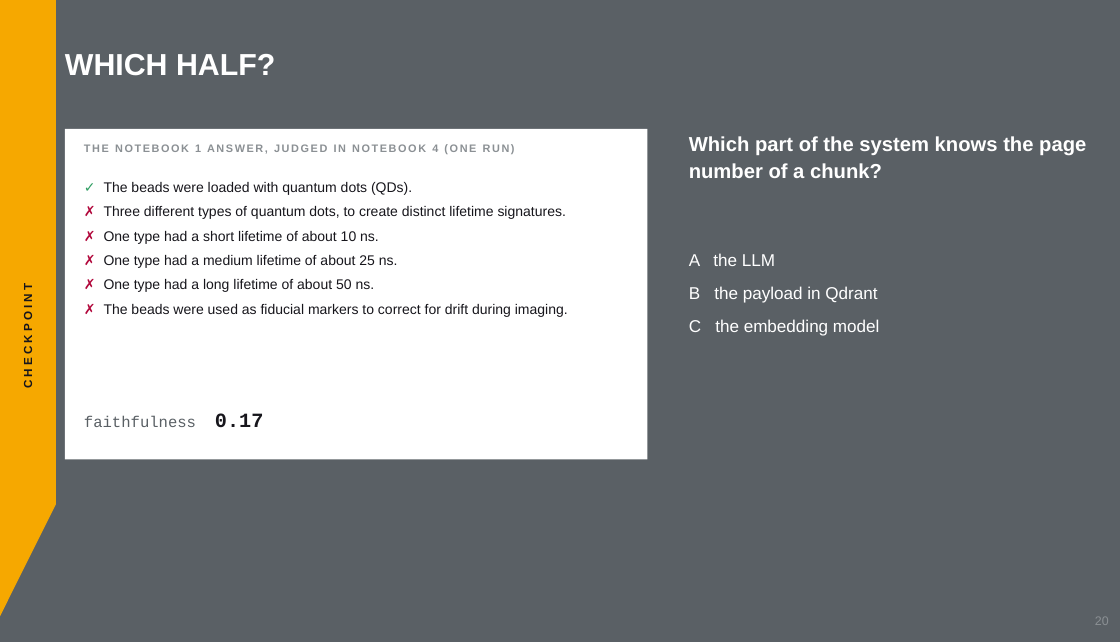
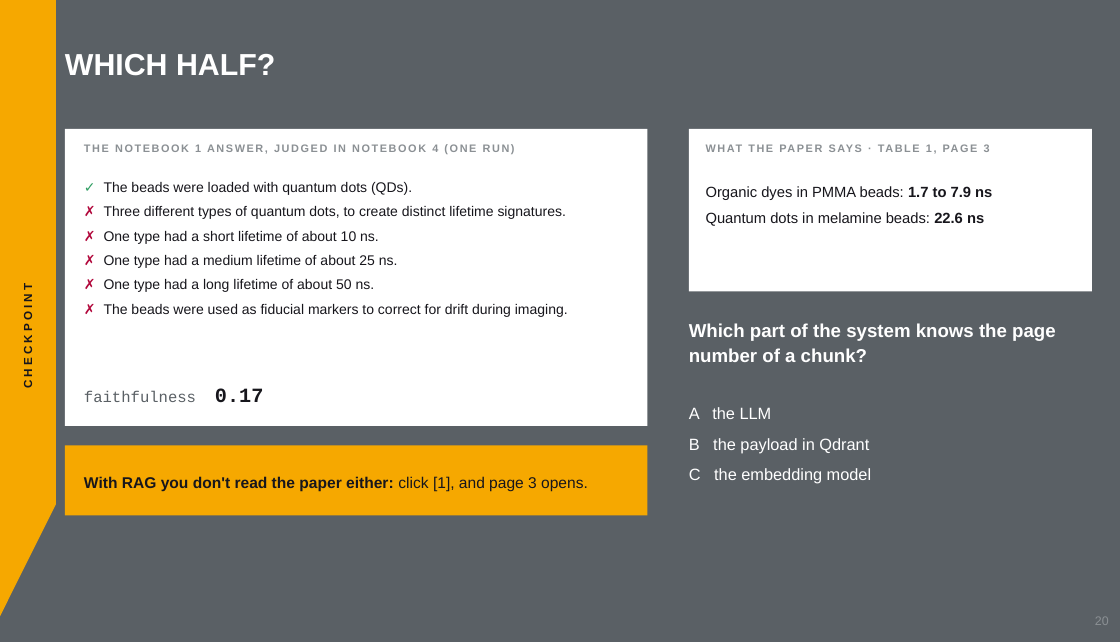
Before and after one commit to aihpi/workshop-rag-basics, a slide deck: slide 20 of workshop/slides/rag-workshop.pptx. Drawn at 1120x642 pixels with LibreOffice and Linux fonts; fonts in the diff are those of the drawing. Boxes give left, top, right and bottom in pixels: in the first picture for what was removed or moved away, otherwise in the second. Text is boxed around its words. In the diff, an @@ line names an element or a change of style, - is before the commit and + after.

Commit message:
workshop: ask whether they'd rely on the answer, not whether it's right
Nobody in the room can know whether the Kage answer is right without
reading the paper, so the notebook 1 vote now asks for trust. The
reveal adds what Table 1 actually says and that RAG makes checking one
click. The stopwatch no longer promises a use in notebook 4, which
times its cell with %%time instead.

```diff
--- a/workshop/slides/rag-workshop.pptx
+++ b/workshop/slides/rag-workshop.pptx
@@ rectangle: place and size @@
-rectangle at (65,129,647,459)
+rectangle at (65,129,647,426)
@@ rectangle added at (689,129,1092,291), fill #FFFFFF @@
@@ text added at (926,144,990,152), 14 pt, text #8B9094, bold @@
+WHAT THE PAPER SAYS · TABLE 1, PAGE 3
@@ text added at (706,186,992,226), 19 pt, text #17161C @@
+Organic dyes in PMMA beads: 1.7 to 7.9 ns
+Quantum dots in melamine beads: 22.6 ns
@@ text "Which part of the system ...": place and size @@
-text "Which part of the system ..." at (689,136,1086,178)
+text "Which part of the system ..." at (689,323,1056,362)
@@ text "Which part of the system ..." at (689,323,1056,362): size 26 to 24 pt @@
@@ text "faithfulness 0.17": place and size @@
-text "faithfulness 0.17" at (84,413,264,428)
+text "faithfulness 0.17" at (84,388,264,403)
@@ text "A the LLM": place and size @@
-text "A the LLM" at (689,253,880,336)
+text "A the LLM" at (689,407,871,484)
@@ text "A the LLM" at (689,407,871,484): size 22 to 21 pt; less space between paragraphs @@
@@ rectangle added at (65,445,647,515), fill #F6A800 @@
@@ text added at (84,476,588,491), 20 pt, text #17161C, bold @@
+With RAG you don't read the paper either: click [1], and page 3 opens.
```
Also in this commit, not shown: 2 other slides changed, 4 other files.
